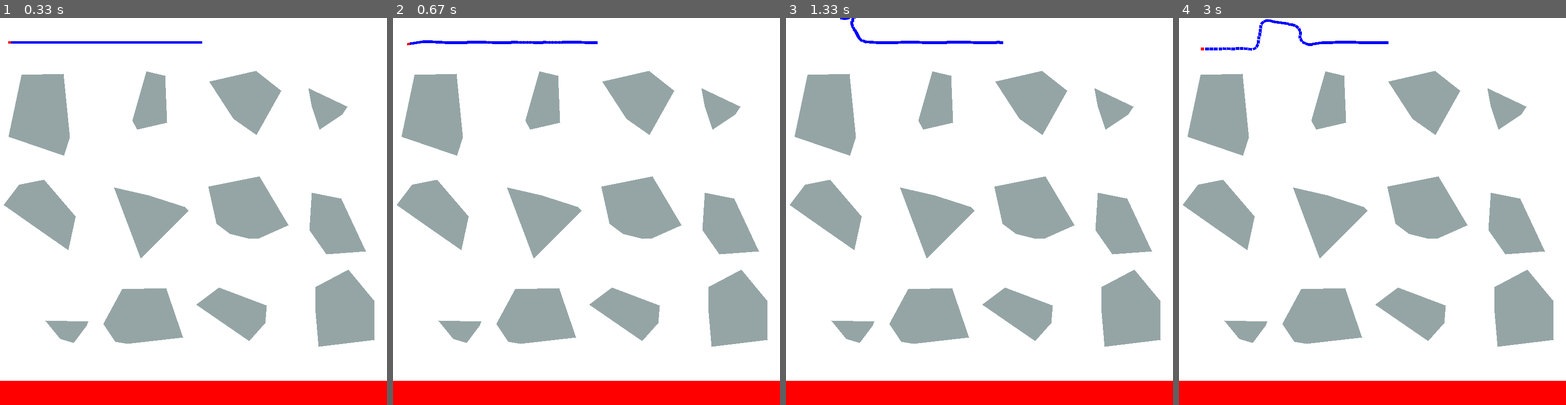
Above: before the commit, frames 1-4 (left to right).
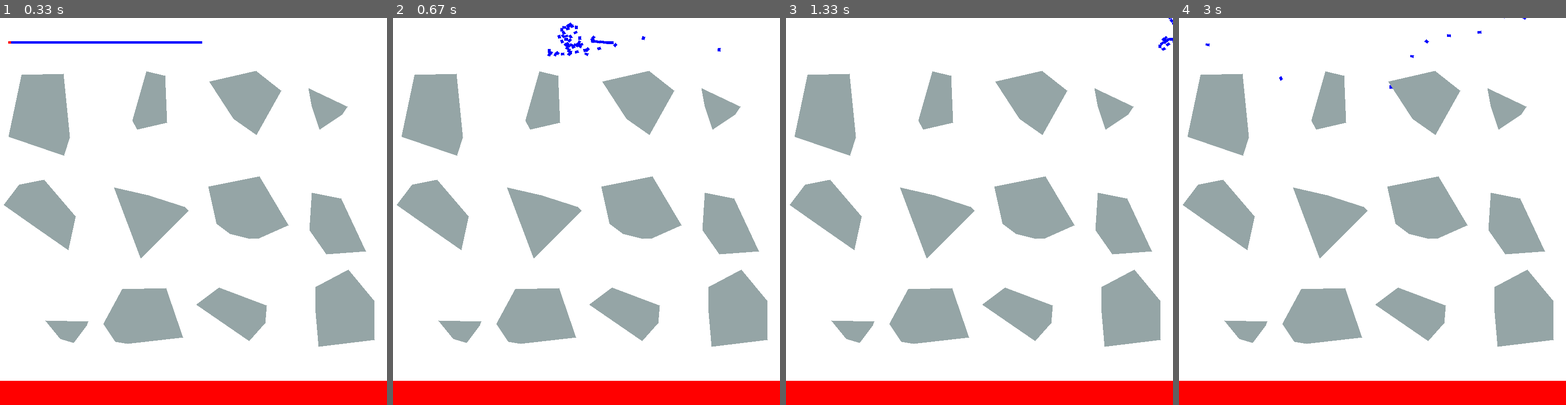
Above: after the commit, the same moments.

Repository: majklost/2Dsim
Game: pygame game, started from tests/cableTest.py
The game is run twice, just before and just after one commit, with the same random seed, the same clock (stepped at 60 frames per second) and the same inputs.
Inputs:
- Up to frame 1 (0.33 s): no input
- Up to frame 2 (0.67 s): hold Right from 0.33 s (still down)
- Up to frame 3 (1.33 s): release Right at 0.8 s; hold Up 0.83-1.13 s; hold Right from 1.17 s (still down)
- Up to frame 4 (3 s): release Right at 1.63 s; hold Left 1.67-2.2 s; hold Down 2.23-2.53 s; hold Left 2.57-2.97 s

Frame 1 is identical in both runs. In frame 2, 0.6% of the frame differs, in the area x 3-85%, y 1-10%; in frame 3, 0.4%; in frame 4, 0.4%.

Commit message:
before refactoring controls and foam

Diff:
--- a/src/controls/keyControls.py
+++ b/src/controls/keyControls.py
@@ -6,7 +6,7 @@
 
 # movement and switching objects to control
 
-MOVING_VEL = 100
+MOVING_VEL = 3000
 
 class KeyControls:
     def __init__(self, space: pymunk.Space, objects: List[pymunk.Body]):
--- a/src/helpers/cables.py
+++ b/src/helpers/cables.py
@@ -101,6 +101,8 @@
         # space.add(*self.centerSprings)
 
 
+
+
 class HardJointCable(AbstractCable):
     def __init__(self, x, y, length, segmentNum, linearParams, thickness=2):
         self.segments = []
--- a/src/helpers/foams.py
+++ b/src/helpers/foams.py
@@ -1,21 +1,115 @@
+import pymunk
+
+DENSIY = 0.05
+
+
 class Foam:
     """
     https://graphics.stanford.edu/~mdfisher/cloth.html
     https://www.scss.tcd.ie/michael.manzke/CS7057/cs7057-1516-14-MassSpringSystems-mm.pdf
     https://graphics.stanford.edu/courses/cs468-02-winter/Papers/Rigidcloth.pdf
     """
-    def __init__(self,x,y,w,h,row_mass_num,col_mass_num, linearParams, thickness=2):
+
+    def __init__(self, x, y, w, h, masspoints_per_length, structSpringParams, shearSpringParams):
+        """
+
+        :param x: x coord of position of left top corner
+        :param y: y coord of position of left top corner
+        :param w: width in pixels
+        :param h: height in pixels
+        :param masspoints_per_length:  how many masspoint on one pixel of length
+        :param structSpringParams: stiffness and damping of structural springs
+        :param shearSpringParams:  stiffness and damping of shear springs
+        """
         self.segments = []
         self.segments_shapes = []
-        self.structuralSprings = [] #horizontal and vertical
-        self.shearSprings = [] #diagonal one
-        self.joints = []
-        self.row_mass_num = row_mass_num
-        self.col_mass_num = col_mass_num
-        self.linearParams = linearParams
-        self.thickness = thickness
+        self.structuralSprings = []  #horizontal and vertical
+        self.shearSprings = []  #diagonal one
+        row_mass_num = int(w * masspoints_per_length)
+        col_mass_num = int(h * masspoints_per_length)
 
 
+        self.row_mass_num = row_mass_num  #number of masses in row
+        self.col_mass_num = col_mass_num  #number of masses in column
+        self.structuralSpringsParams = structSpringParams
+        self.shearSpringsParams = shearSpringParams
+        self.sep = w / row_mass_num
+        self.segment_radius = self.sep /2.3
+
+        for i in range(col_mass_num):
+            row, row_shape = self._fillLine(x, y + i * self.sep, row_mass_num, self.sep)
+            self.segments.append(row)
+            self.segments_shapes.append(row_shape)
+        # add vertical springs
+        for i in range(row_mass_num):
+            for j in range(col_mass_num - 1):
+                spring = pymunk.constraints.DampedSpring(self.segments[j][i], self.segments[j + 1][i], (0, 0), (0, 0),
+                                                         self.sep,
+                                                         self.structuralSpringsParams.stiffness,
+                                                         self.structuralSpringsParams.damping)
+                spring.force_func = self._spring_force_fnc
+                self.structuralSprings.append(spring)
+        #add  \ diagonal springs
+        for i in range(row_mass_num - 1):
+            for j in range(col_mass_num - 1):
+                spring = pymunk.constraints.DampedSpring(self.segments[j][i], self.segments[j + 1][i + 1], (0, 0), (0, 0),
+                                                         self.sep * (2) ** 0.5,
+                                                         self.shearSpringsParams.stiffness,
+                                                         self.shearSpringsParams.damping)
+                # spring.force_func = self._spring_force_fnc
+                self.shearSprings.append(spring)
+        # add / diagonal springs
+        for i in range(row_mass_num - 1):
+            for j in range(col_mass_num - 1):
+                spring = pymunk.constraints.DampedSpring(self.segments[j + 1][i], self.segments[j][i + 1], (0, 0), (0, 0),
+                                                         self.sep * (2) ** 0.5,
+                                                         self.shearSpringsParams.stiffness,
+                                                         self.shearSpringsParams.damping)
+                # spring.force_func = self._spring_force_fnc
+                self.shearSprings.append(spring)
+
+    def _spring_force_fnc(self, spring :pymunk.DampedSpring, dist):
+        if dist > spring.rest_length*1.01:
+            for s in spring.a.shapes.union(spring.b.shapes):
+                s.color = (255, 0, 0, 255)
+            return -50 *spring.stiffness * (dist-spring.rest_length)
+        for s in spring.a.shapes.union(spring.b.shapes):
+            s.color = (0, 0, 255, 255)
+        return -spring.stiffness * (dist-spring.rest_length)
+
+    def _fillLine(self, x, y, num, sep):
+        """
+        fill horizontal line with masses and connect them with springs
+        :param x:
+        :param y:
+        :param num:
+        :return:
+        """
+        seg_line = []
+        seg_shape_line = []
+        for i in range(num):
+            mass = pymunk.Body(0, 0, body_type=pymunk.Body.DYNAMIC)
+            mass.position = x + i * sep, y
+            mass_shape = pymunk.Circle(mass, self.segment_radius)
+            mass_shape.density = DENSIY
+            # mass_shape.friction = 0.5
+            mass_shape.collision_type = 2
+            seg_line.append(mass)
+            seg_shape_line.append(mass_shape)
+        for i in range(num - 1):
+            spring = pymunk.constraints.DampedSpring(seg_line[i], seg_line[i + 1], (0, 0), (0, 0), self.sep,
+                                                     self.structuralSpringsParams.stiffness,
+                                                     self.structuralSpringsParams.damping)
+            spring.force_func = self._spring_force_fnc
+            self.structuralSprings.append(spring)
+        return seg_line, seg_shape_line
+
+    def add(self, space: pymunk.Space):
+        space.add(*[s for seg in self.segments for s in seg])
+        space.add(*[s for seg in self.segments_shapes for s in seg])
+        space.add(*self.structuralSprings)
+        space.add(*self.shearSprings)
+        # space.add(*self.centerSprings)
 
     class SpringParams:
         def __init__(self, stiffness, damping):
--- a/tests/cableTest.py
+++ b/tests/cableTest.py
@@ -26,6 +26,7 @@
     def __init__(self):
         super().__init__(800, 800, 80)
         self.space.damping = .1
+        self.prev_vel = (0,0)
 
     def setup(self):
         self.draw_constraints = False
@@ -49,6 +50,7 @@
         # self.cable = HardJointCable(20, 50, CABLE_LENGTH, CABLE_SEGMENTS, springParams)
         self.cable.add(self.space)
         self.kk = KeyControls(self.space,self.cable.segments)
+        self.prev_vel = self.cable.segments[self.kk.current].velocity
 
 
 
@@ -56,6 +58,10 @@
         self.cable.segments_shapes[self.kk.current].color = (0, 0, 255, 255)
         self.kk.solve_keys(self.keys,self.keydowns)
         self.cable.segments_shapes[self.kk.current].color = (255, 0, 0, 255)
+        dv = (self.cable.segments[self.kk.current].velocity[0] - self.prev_vel[0],
+              self.cable.segments[self.kk.current].velocity[1] - self.prev_vel[1])
+        self.prev_vel = self.cable.segments[self.kk.current].velocity
+        # print((dv[0]**2+dv[1]**2)**0.5*self.FPS)
 
     def post_render(self):
         pass
--- a/tests/foamTest.py
+++ b/tests/foamTest.py
@@ -1 +1,57 @@
 #similar to cable test but now with foam instead of cable
+from tests.TestTemplate import TestTemplate
+from src.helpers.objectLibrary import Obstacle, RandomBlock
+from src.helpers.foams import Foam
+from src.controls.keyControls import KeyControls
+import random
+
+#test movement of foam between static obstacles
+
+#for obstacles
+BLOCK_RADIUS = 75
+BLOCK_ROWS = 3
+BLOCK_COLUMNS = 3
+SEED_SEQ_INIT = 20
+FOAM_WIDTH=200
+FOAM_HEIGHT=250
+MASS_PER_LENGTH = .06
+FOAM_STRUCTURAL_PARAMS = Foam.SpringParams(2000, 2000)
+FOAM_BENDING_PARAMS = Foam.SpringParams(300, 50)
+OBSTACLES = True
+
+class FoamTest(TestTemplate):
+    def __init__(self):
+        super().__init__(800, 800, 80)
+        self.space.damping = .1
+
+
+    def setup(self):
+        self.draw_constraints = False
+        random.seed(SEED_SEQ_INIT)
+        blocks = []
+        #add obstacles
+        for i in range(BLOCK_COLUMNS):
+            for j in range(BLOCK_ROWS):
+                block = RandomBlock(100 + 300 * i, 350 + 200 * j, BLOCK_RADIUS,random.randint(0,1000))
+                if OBSTACLES:
+                    block.add(self.space)
+                blocks.append(block)
+
+        end_platform = Obstacle(400, 800, 800, 100)
+        end_platform.add(self.space)
+
+        #foam
+        self.foam = Foam(100, 10, FOAM_WIDTH, FOAM_HEIGHT, MASS_PER_LENGTH, FOAM_STRUCTURAL_PARAMS, FOAM_BENDING_PARAMS)
+        self.foam.add(self.space)
+        self.kk = KeyControls(self.space,sum(self.foam.segments,[]))
+        self.prev_vel = self.foam.segments[self.kk.current][0].velocity
+
+    def pre_render(self):
+        self.foam.segments_shapes[self.kk.current][0].color = (0, 0, 255, 255)
+        self.kk.solve_keys(self.keys,self.keydowns)
+        self.foam.segments_shapes[self.kk.current][0].color = (255, 0, 0, 255)
+
+
+if __name__ == "__main__":
+    scene = FoamTest()
+    scene.run()
--- a/tests/playground/cablePlayground.py
+++ b/tests/playground/cablePlayground.py
@@ -24,7 +24,7 @@
 
         # multibody cable
         multibodParams = Cable.SpringParams(2000, 1000)
-        self.multibodyCable = MultibodyCable(20, 300, 400, 24, multibodParams, multibodParams)
+        self.multibodyCable = MultibodyCable(20, 300, 400, 24, multibodParams)
         self.multibodyCable.add(self.space)
         self.multibodyCable.segments[0].body_type = pymunk.Body.STATIC
         self.multibodyCable.segments[-1].body_type = pymunk.Body.KINEMATIC
--- a/tests/playground/foamPlayground.py
+++ b/tests/playground/foamPlayground.py
@@ -1,8 +1,41 @@
 from tests.TestTemplate import TestTemplate
 import pymunk
 import pymunk.constraints
+from src.helpers.foams import Foam
+
 
 class FoamPlayground(TestTemplate):
 
+    def __init__(self):
+        super().__init__(800, 800,80)
     def setup(self):
         self.draw_constraints = False
+        self.space.gravity = 0, 98.1
+        self.space.damping = .2
+        #foam
+        foamParamsStruct = Foam.SpringParams(2000, 2000)
+        foamParamsBend = Foam.SpringParams(300, 50)
+        self.foam = Foam(100, 200, 400, 400, .06, foamParamsStruct, foamParamsBend)
+        self.foam.add(self.space)
+        self.foam.segments[0][0].body_type = pymunk.Body.STATIC
+        self.foam.segments[0][-1].body_type = pymunk.Body.STATIC
+
+        #ball
+        ball = pymunk.Body(0, 0, body_type=pymunk.Body.DYNAMIC)
+        ball.position = 600, 380
+        ball.velocity = -500,0
+        ball_shape = pymunk.Circle(ball, 50)
+        ball_shape.density = .2
+        ball_shape.color = (255, 0, 0, 255)
+        self.space.add(ball, ball_shape)
+
+    def pre_render(self):
+        pass
+
+    def post_render(self):
+        pass
+
+
+if __name__ == "__main__":
+    scene = FoamPlayground()
+    scene.run()
